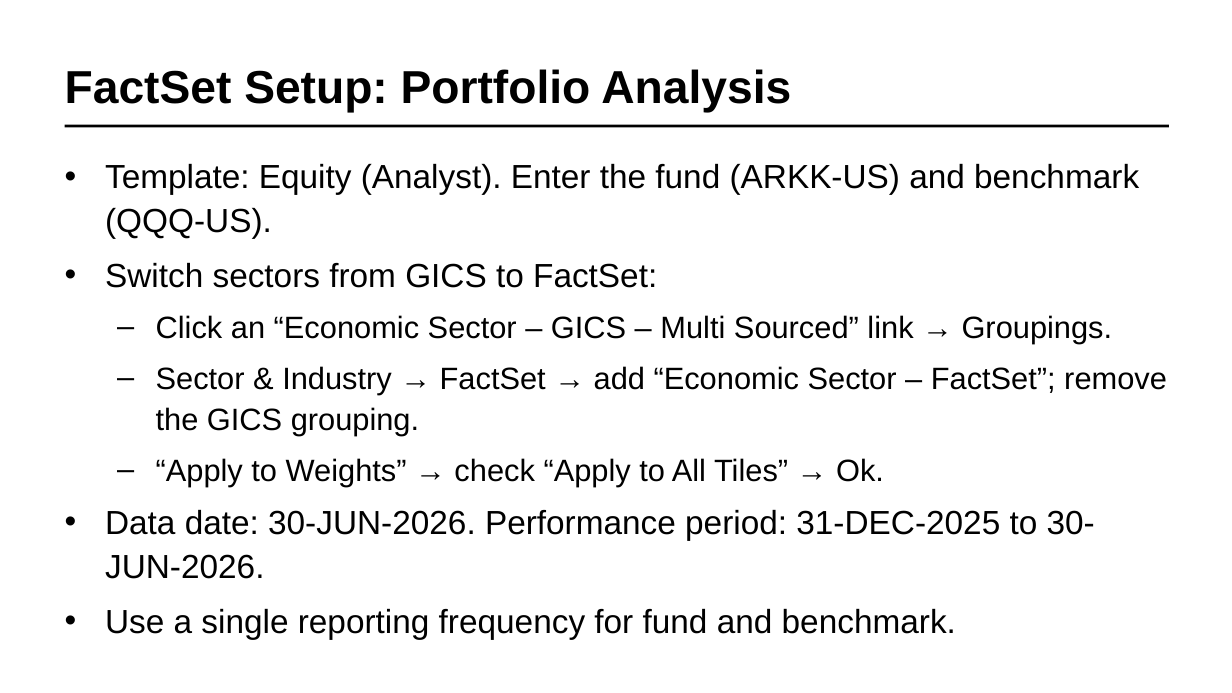
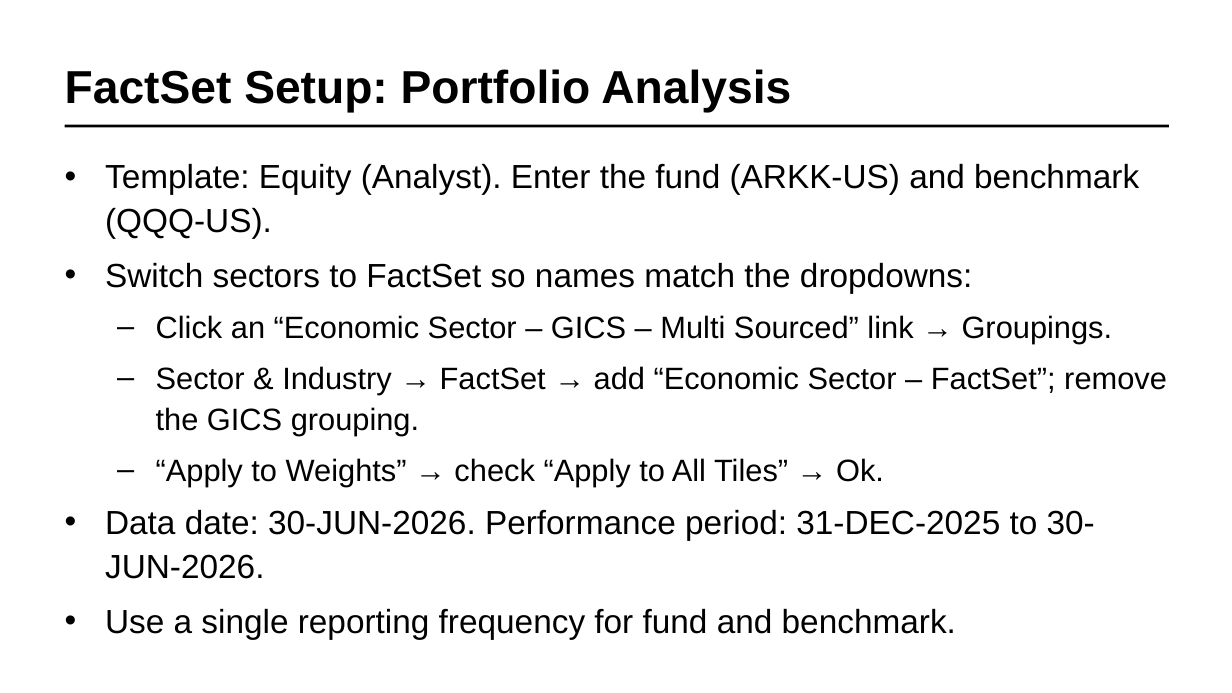
Before and after one commit to ddddil/SF_DAT_15, a slide deck: slide 43 of fina4126/ETF_Performance_Evaluation_Bond_Screening_Revised.pptx. Drawn at 1232x693 pixels with LibreOffice and Linux fonts; fonts in the diff are those of the drawing. Boxes give left, top, right and bottom in pixels: in the first picture for what was removed or moved away, otherwise in the second. Text is boxed around its words. In the diff, an @@ line names an element or a change of style, - is before the commit and + after.

```diff
--- a/fina4126/ETF_Performance_Evaluation_Bond_Screening_Revised.pptx
+++ b/fina4126/ETF_Performance_Evaluation_Bond_Screening_Revised.pptx
@@ text at (x1=105, y1=262, x2=972, y2=293): text changed @@
-• Switch sectors from GICS to FactSet:
+• Switch sectors to FactSet so names match the dropdowns:
```
Also in this commit, not shown: 7 other slides changed, 1 slide added.
